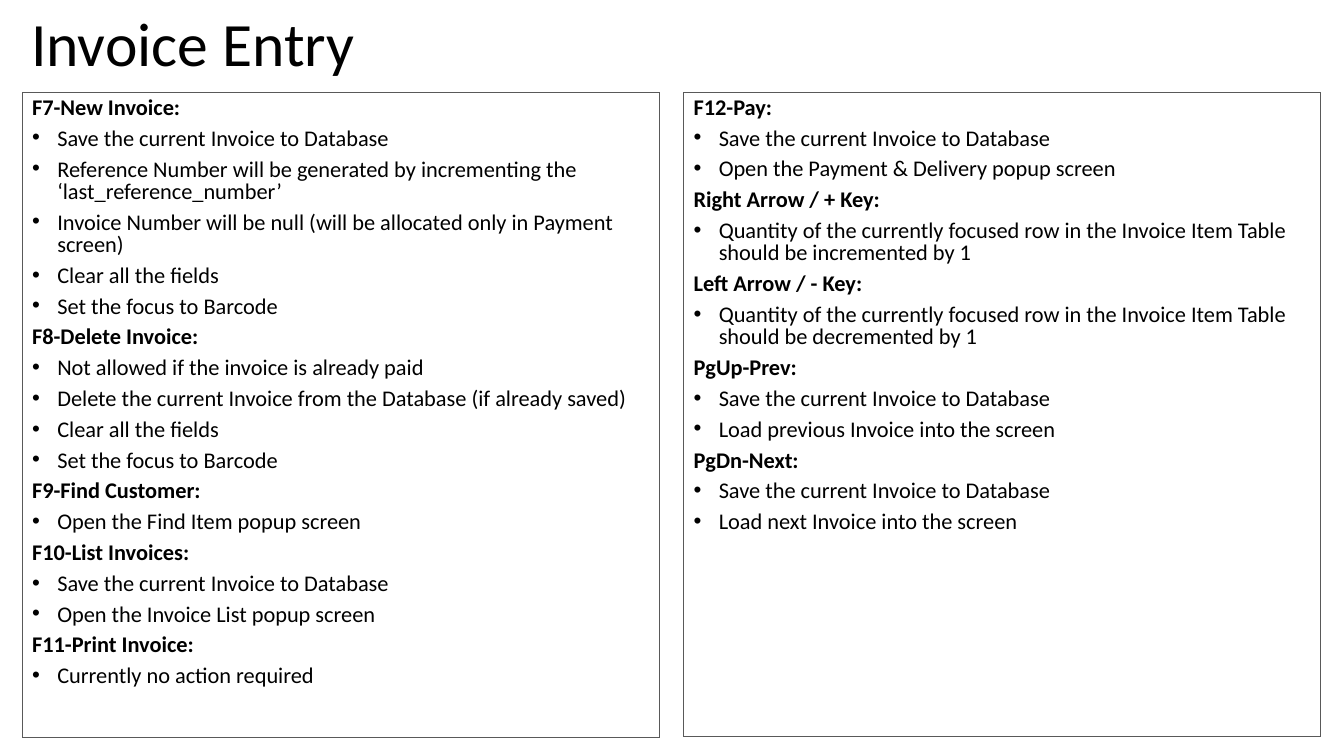
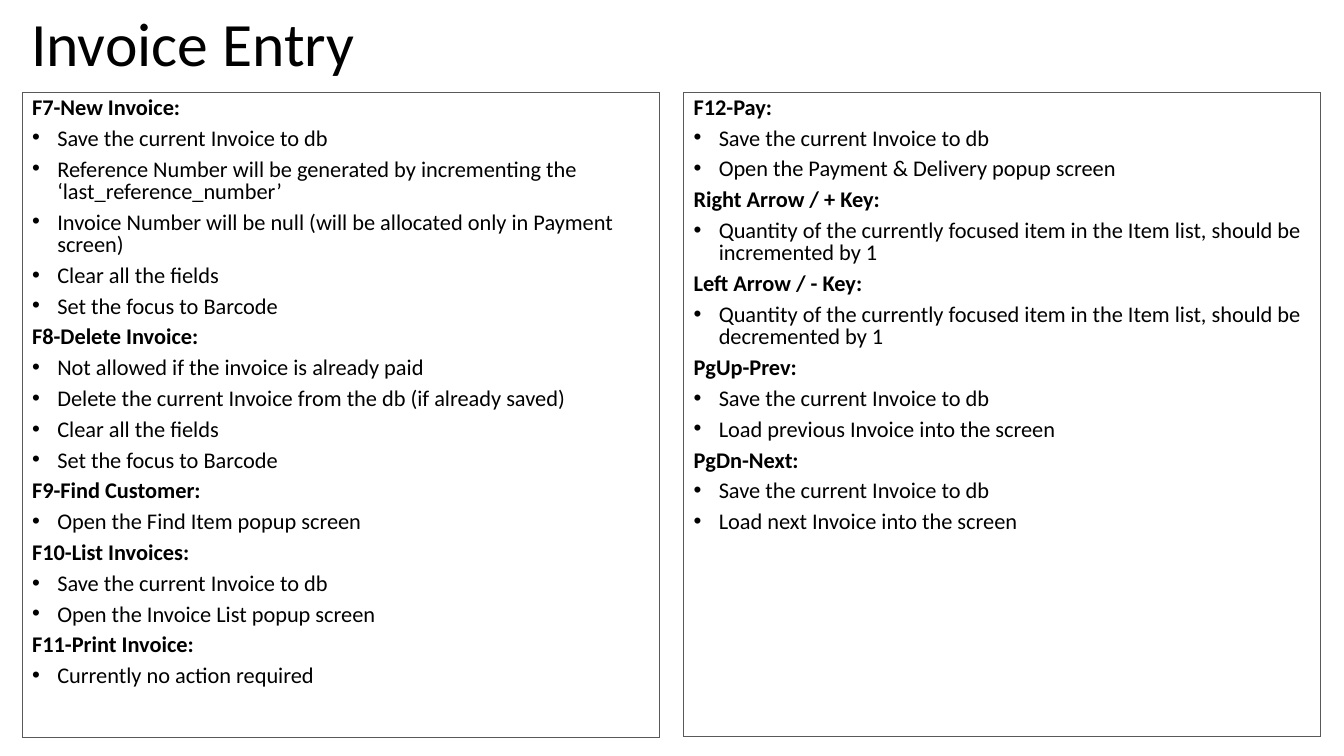
Before and after one commit to valignit/Documents, a slide deck: slide 22 of brief-specs.pptx. Drawn at 1344x756 pixels with LibreOffice and Linux fonts; fonts in the diff are those of the drawing. Boxes give left, top, right and bottom in pixels: in the first picture for what was removed or moved away, otherwise in the second. Text is boxed around its words. In the diff, an @@ line names an element or a change of style, - is before the commit and + after.

```diff
--- a/brief-specs.pptx
+++ b/brief-specs.pptx
@@ text in rectangle at [57,130,327,146]: text changed @@
-• Save the current Invoice to Database
+• Save the current Invoice to db
@@ text in rectangle at [719,130,989,146]: text changed @@
-• Save the current Invoice to Database
+• Save the current Invoice to db
@@ text in rectangle at [719,222,1300,264]: text changed @@
-• Quantity of the currently focused row in the Invoice Item Table should be incremented by 1
+• Quantity of the currently focused item in the Item list, should be incremented by 1
@@ text in rectangle at [719,306,1300,348]: text changed @@
-• Quantity of the currently focused row in the Invoice Item Table should be decremented by 1
+• Quantity of the currently focused item in the Item list, should be decremented by 1
@@ text in rectangle at [57,390,565,410]: text changed @@
-• Delete the current Invoice from the Database (if already saved)
+• Delete the current Invoice from the db (if already saved)
@@ text in rectangle at [719,390,989,406]: text changed @@
-• Save the current Invoice to Database
+• Save the current Invoice to db
@@ text in rectangle at [719,482,989,498]: text changed @@
-• Save the current Invoice to Database
+• Save the current Invoice to db
@@ text in rectangle at [57,575,327,591]: text changed @@
-• Save the current Invoice to Database
+• Save the current Invoice to db
```
Also in this commit, not shown: 17 other slides changed.
